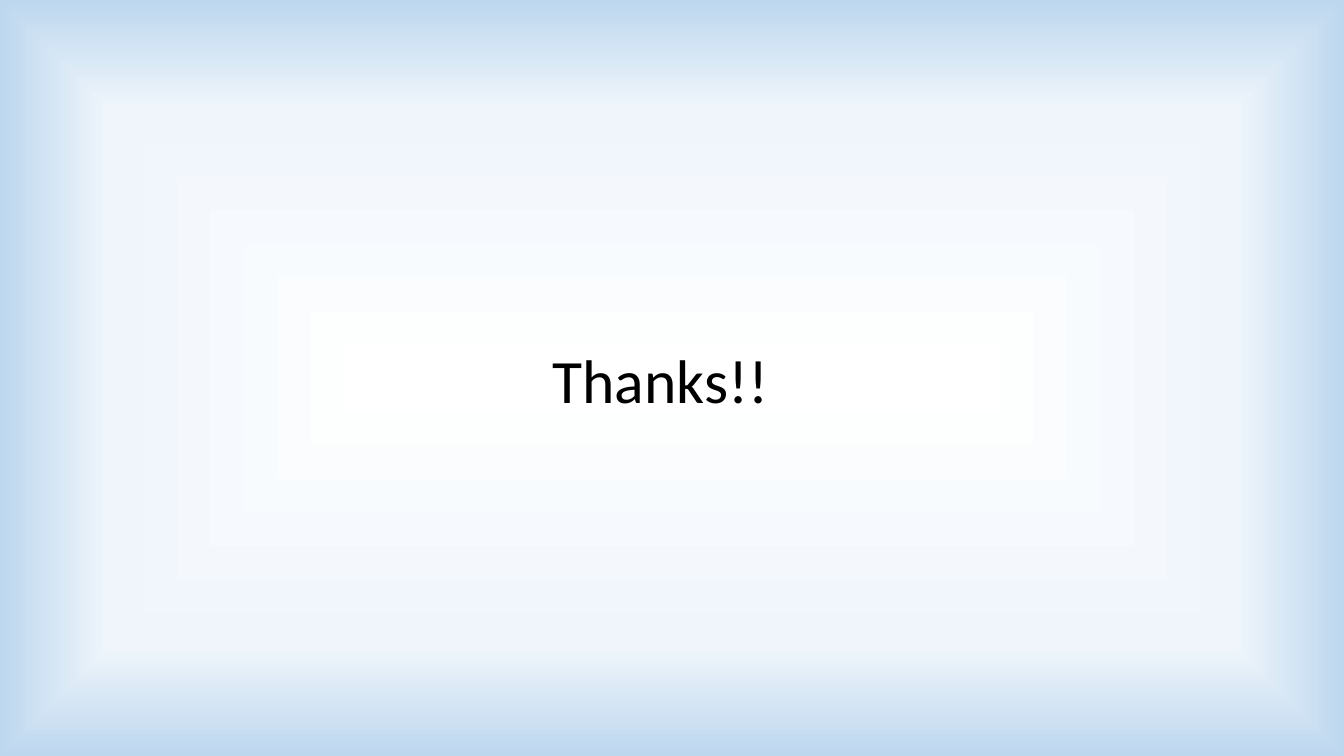
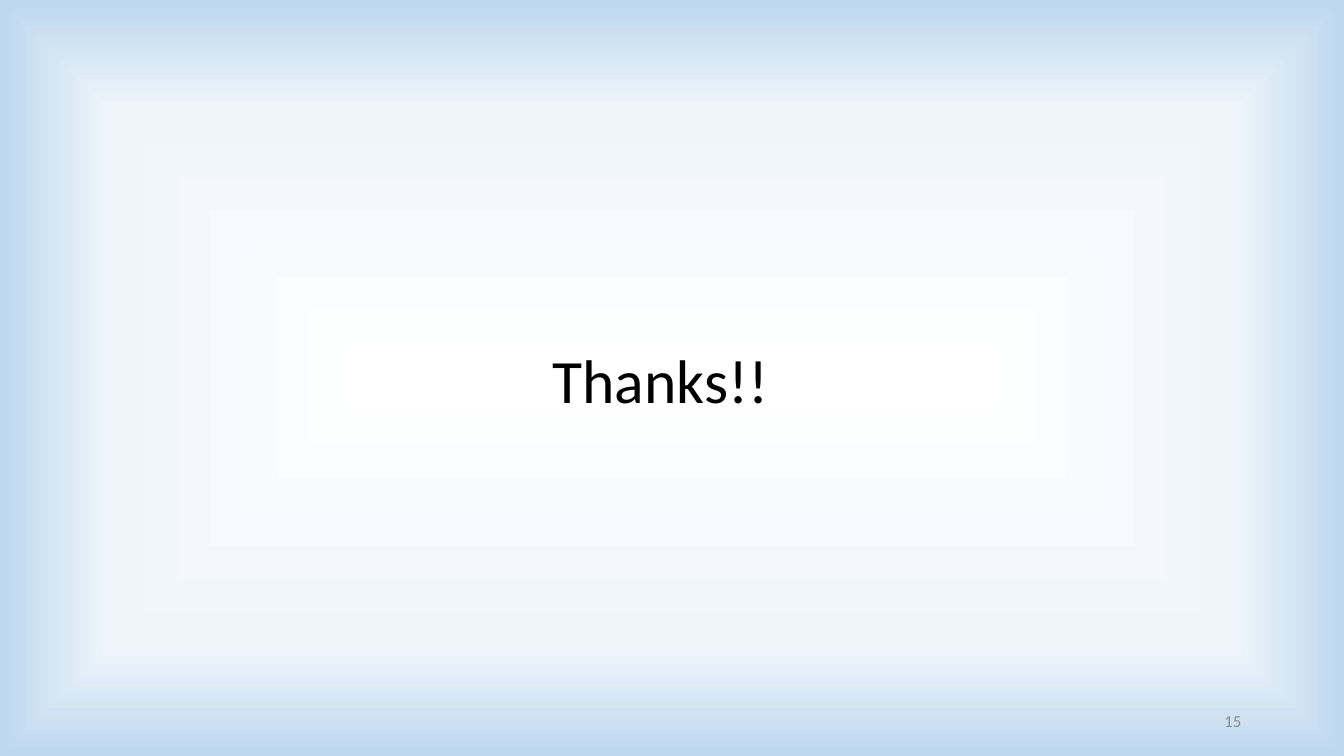
Before and after one commit to akshaymehra24/who-is-more-influential, a slide deck: slide 15 of Predicting Influencers in a Social Network.pptx (slide 17 before the commit). Drawn at 1344x756 pixels with LibreOffice and Linux fonts; fonts in the diff are those of the drawing. Boxes give left, top, right and bottom in pixels: in the first picture for what was removed or moved away, otherwise in the second. Text is boxed around its words. In the diff, an @@ line names an element or a change of style, - is before the commit and + after.

```diff
--- a/Predicting Influencers in a Social Network.pptx
+++ b/Predicting Influencers in a Social Network.pptx
@@ page number added at box(1224, 716, 1241, 727), 12 pt, text #8C8C8C @@
+15
```
Also in this commit, not shown: 5 other slides changed, 8 slides added, 10 slides removed, 13 other files.
